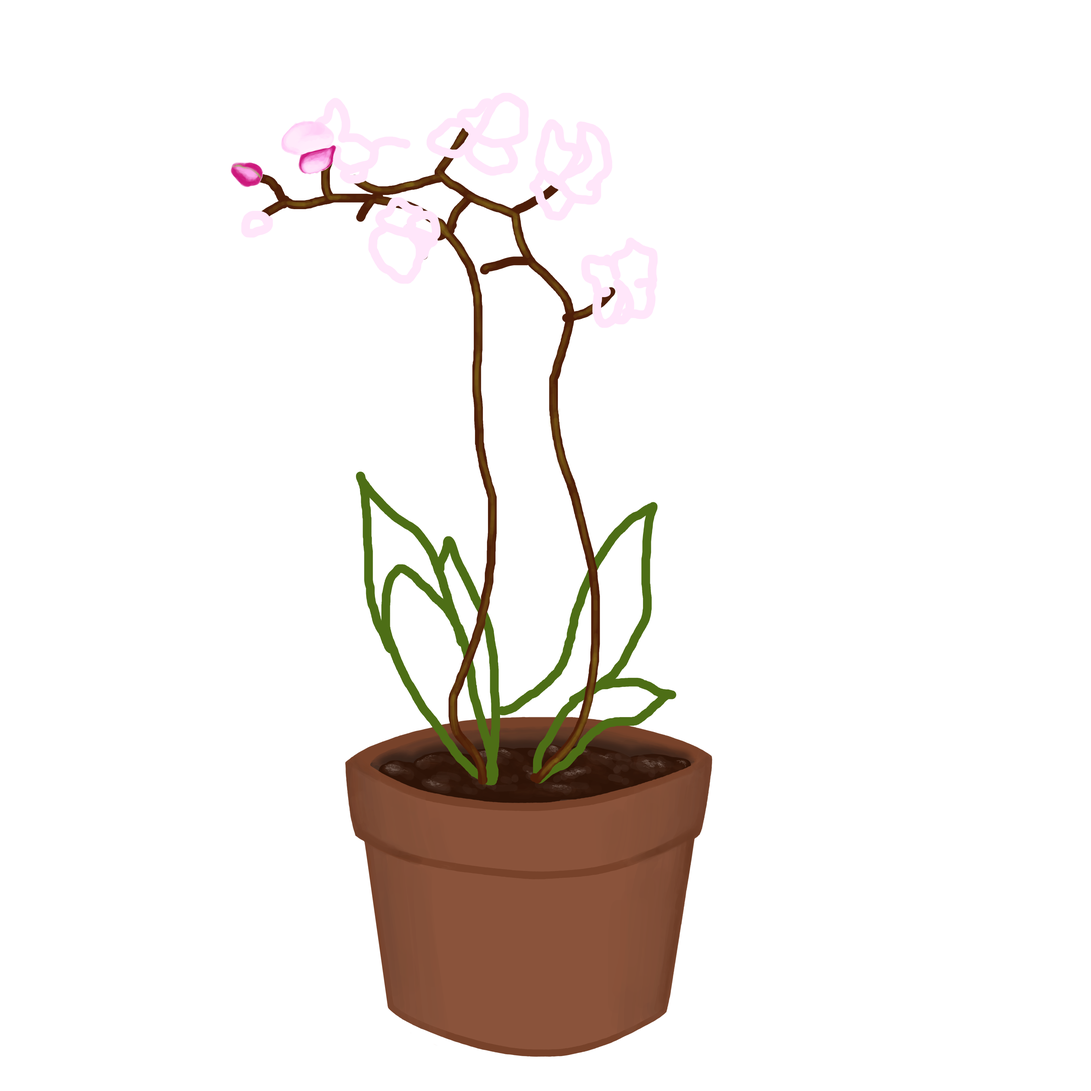
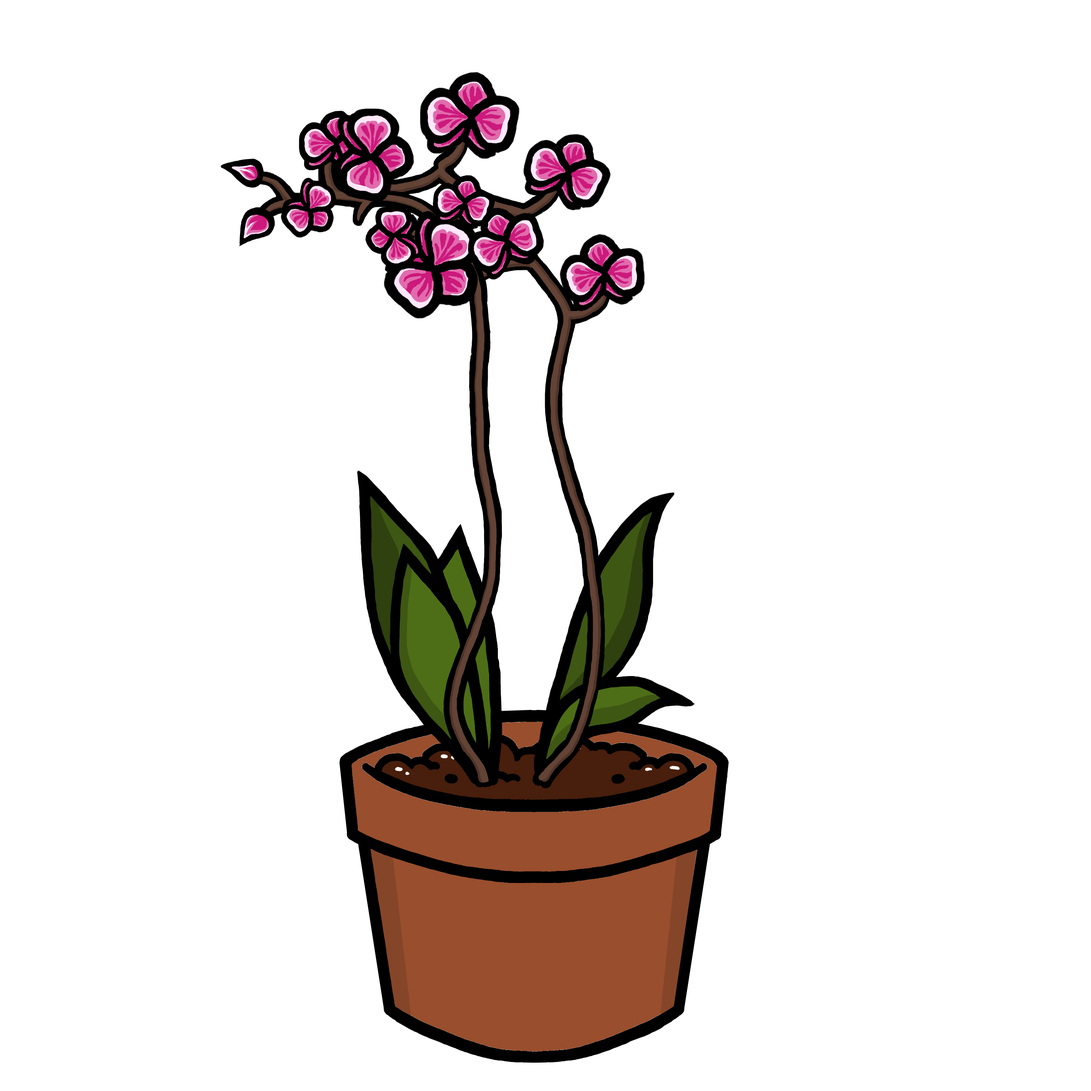
Before/after of a 1091 × 1091 layered artwork. What changed in the layer stack:
removed layer "Paint Layer 8" over (x1=220, y1=72, x2=659, y2=350)
removed layer "Paint Layer 6" over (x1=232, y1=116, x2=629, y2=792)
removed layer "Paint Layer 7" over (x1=349, y1=465, x2=699, y2=792)
removed group "Group 5" (2 layers) over (x1=339, y1=325, x2=777, y2=1064)
removed layer "Paint Layer 3" from group "Group 5" over (x1=339, y1=372, x2=699, y2=815)
removed layer "Paint Layer 2" from group "Group 5" over (x1=339, y1=325, x2=777, y2=1064)
added layer "Paint Layer 12" above "Group 13" over (x1=220, y1=72, x2=659, y2=466)
added group "Group 13" with 9 layers above "Paint Layer 10" over (x1=245, y1=72, x2=659, y2=330)
added layer "Paint Layer 10" (1st of 10, in "Group 13") in group "Group 13" over (x1=503, y1=120, x2=613, y2=214)
added layer "Paint Layer 10" (2nd of 10, in "Group 13") in group "Group 13" over (x1=362, y1=166, x2=432, y2=284)
added layer "Paint Layer 10" (3rd of 10, in "Group 13") in group "Group 13" over (x1=548, y1=213, x2=659, y2=330)
added layer "Paint Layer 10" (4th of 10, in "Group 13") in group "Group 13" over (x1=245, y1=166, x2=339, y2=244)
added layer "Paint Layer 10" (5th of 10, in "Group 13") in group "Group 13" over (x1=408, y1=72, x2=526, y2=167)
added layer "Paint Layer 10" (6th of 10, in "Group 13") in group "Group 13" over (x1=455, y1=189, x2=549, y2=284)
added layer "Paint Layer 10" (7th of 10, in "Group 13") in group "Group 13" over (x1=431, y1=166, x2=502, y2=237)
added layer "Paint Layer 10" (8th of 10, in "Group 13") in group "Group 13" over (x1=362, y1=189, x2=502, y2=330)
added layer "Paint Layer 10" (9th of 10, in "Group 13") in group "Group 13" over (x1=315, y1=96, x2=432, y2=214)
added layer "Paint Layer 10" (10th of 10) above "Paint Layer 11" over (x1=232, y1=93, x2=629, y2=792)
added layer "Paint Layer 11" above "Paint Layer 9" over (x1=349, y1=442, x2=722, y2=792)
added layer "Paint Layer 9" over (x1=339, y1=675, x2=777, y2=1064)
